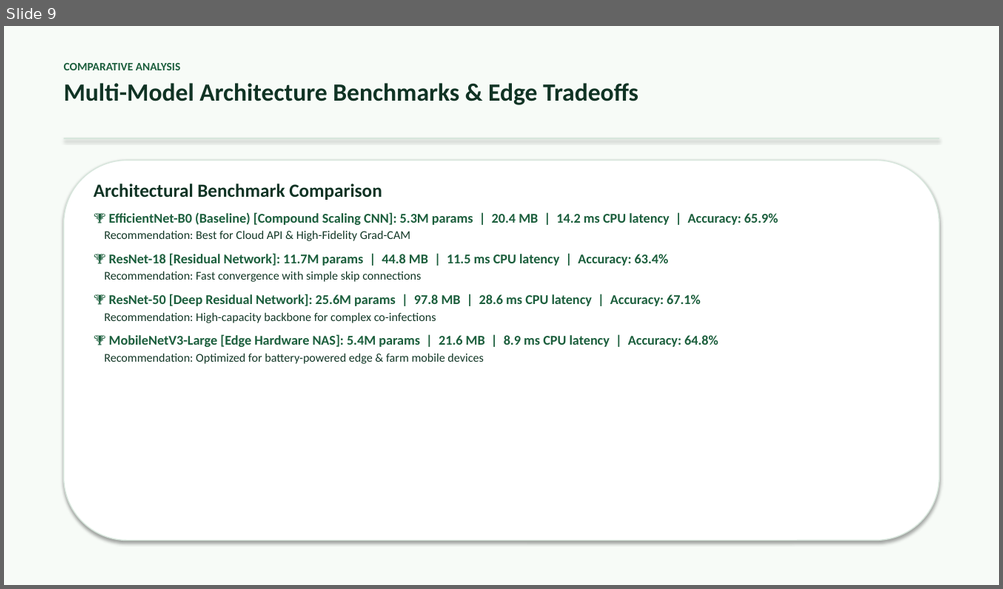
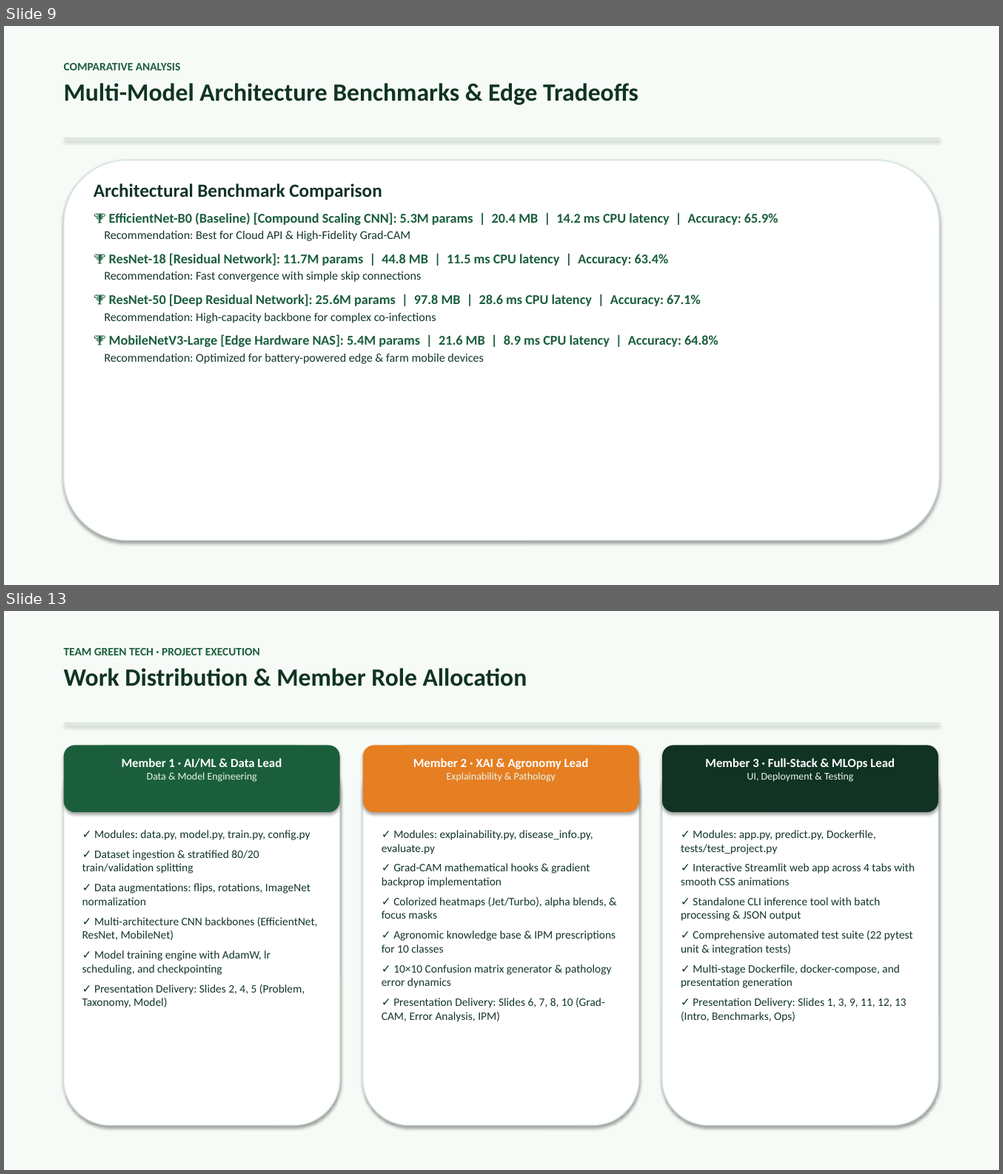
Before and after one commit to amanyt11/Explainable-Tomato-Leaf-Disease-Detection-Using-AI-Ml, a slide deck: Explainable_Tomato_Leaf_Disease_Detection_Presentation.pptx. Shown one above the other, each under a label of ours: slide 9 before the commit, slides 9 and 13 after it; the slides between them are not shown. The pictures are 1003x589 and 1003x1174 pixels, drawn with LibreOffice and Linux fonts; fonts in the diff are those of the drawing. Boxes give left, top, right and bottom in pixels: in the first picture for what was removed or moved away, otherwise in the second. Text is boxed around its words. In the diff, an @@ line names an element or a change of style, - is before the commit and + after.

Commit message:
Add Slide 13: 3-member team role allocation and work distribution

```diff
--- a/Explainable_Tomato_Leaf_Disease_Detection_Presentation.pptx
+++ b/Explainable_Tomato_Leaf_Disease_Detection_Presentation.pptx
@@ slide 13 added at <box>4,611,999,1170</box>, background #FFFFFF @@
@@ rectangle added at <box>4,611,999,1170</box>, fill #F7FBF7 @@
@@ text added at <box>64,648,527,686</box>, 24 pt, text #103324, bold @@
+TEAM GREEN TECH · PROJECT EXECUTION
+Work Distribution & Member Role Allocation
@@ rectangle added at <box>64,723,939,724</box>, fill #D7E6DC @@
@@ rounded rectangle added at <box>64,745,340,1126</box>, fill #FFFFFF, outline #D7E6DC 1 pt @@
@@ rounded rectangle added at <box>64,745,340,812</box>, fill #1B5E3C @@
@@ text added at <box>122,758,282,782</box>, 12 pt, text #FFFFFF, bold @@
+Member 1 · AI/ML & Data Lead
+Data & Model Engineering
@@ rounded rectangle added at <box>363,745,639,1126</box>, fill #FFFFFF, outline #D7E6DC 1 pt @@
@@ rounded rectangle added at <box>363,745,639,812</box>, fill #E67E22 @@
@@ text added at <box>413,758,589,782</box>, 12 pt, text #FFFFFF, bold @@
+Member 2 · XAI & Agronomy Lead
+Explainability & Pathology
@@ rounded rectangle added at <box>662,745,938,1126</box>, fill #FFFFFF, outline #D7E6DC 1 pt @@
@@ rounded rectangle added at <box>662,745,938,812</box>, fill #103324 @@
@@ text added at <box>705,758,894,782</box>, 12 pt, text #FFFFFF, bold @@
+Member 3 · Full-Stack & MLOps Lead
+UI, Deployment & Testing
@@ text added at <box>82,830,318,1008</box>, 11 pt, text #123726 @@
+✓ Modules: data.py, model.py, train.py, config.py
+✓ Dataset ingestion & stratified 80/20 train/validation splitting
+✓ Data augmentations: flips, rotations, ImageNet normalization
+✓ Multi-architecture CNN backbones (EfficientNet, ResNet, MobileNet)
+✓ Model training engine with AdamW, lr scheduling, and checkpointing
+✓ Presentation Delivery: Slides 2, 4, 5 (Problem, Taxonomy, Model)
@@ text added at <box>381,830,615,1022</box>, 11 pt, text #123726 @@
+✓ Modules: explainability.py, disease_info.py, evaluate.py
+✓ Grad-CAM mathematical hooks & gradient backprop implementation
+✓ Colorized heatmaps (Jet/Turbo), alpha blends, & focus masks
+✓ Agronomic knowledge base & IPM prescriptions for 10 classes
+✓ 10×10 Confusion matrix generator & pathology error dynamics
+✓ Presentation Delivery: Slides 6, 7, 8, 10 (Grad-CAM, Error Analysis, IPM)
@@ text added at <box>680,830,914,1022</box>, 11 pt, text #123726 @@
+✓ Modules: app.py, predict.py, Dockerfile, tests/test_project.py
+✓ Interactive Streamlit web app across 4 tabs with smooth CSS animations
+✓ Standalone CLI inference tool with batch processing & JSON output
+✓ Comprehensive automated test suite (22 pytest unit & integration tests)
+✓ Multi-stage Dockerfile, docker-compose, and presentation generation
+✓ Presentation Delivery: Slides 1, 3, 9, 11, 12, 13 (Intro, Benchmarks, Ops)
```
Also in this commit, not shown: 1 slide changed, 2 other files.
